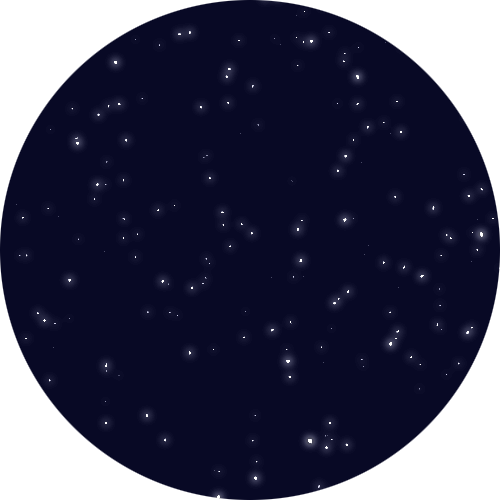
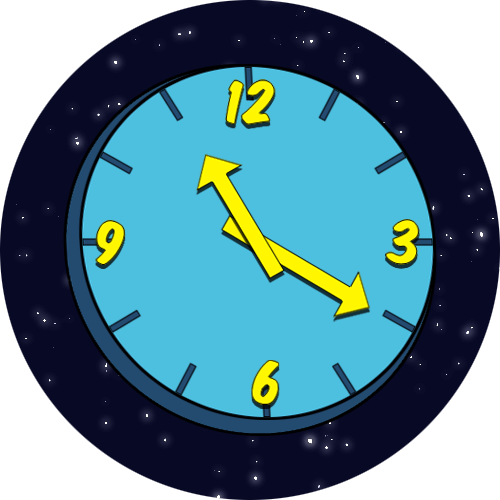
Layer changes from the first 500x500 image to the second:
removed layer "Layer 1" over box(63, 64, 437, 436)
added layer "Short Arm" above "Long Arm" over box(195, 153, 286, 279)
added layer "Long Arm" above "12" over box(220, 214, 371, 318)
added layer "12" above "3" over box(224, 79, 276, 125)
added layer "3" above "6" over box(385, 219, 421, 265)
added layer "6" above "9" over box(251, 360, 280, 405)
added layer "9" above "Clock Face Ticks" over box(95, 220, 126, 265)
added layer "Clock Face Ticks" above "Clock Face Light" over box(82, 67, 433, 417)
added layer "Clock Face Light" above "Clock Face Dark" over box(78, 64, 437, 420)
added layer "Clock Face Dark" above "Background" over box(63, 64, 437, 436)
added layer "Background" over box(63, 64, 437, 436)
